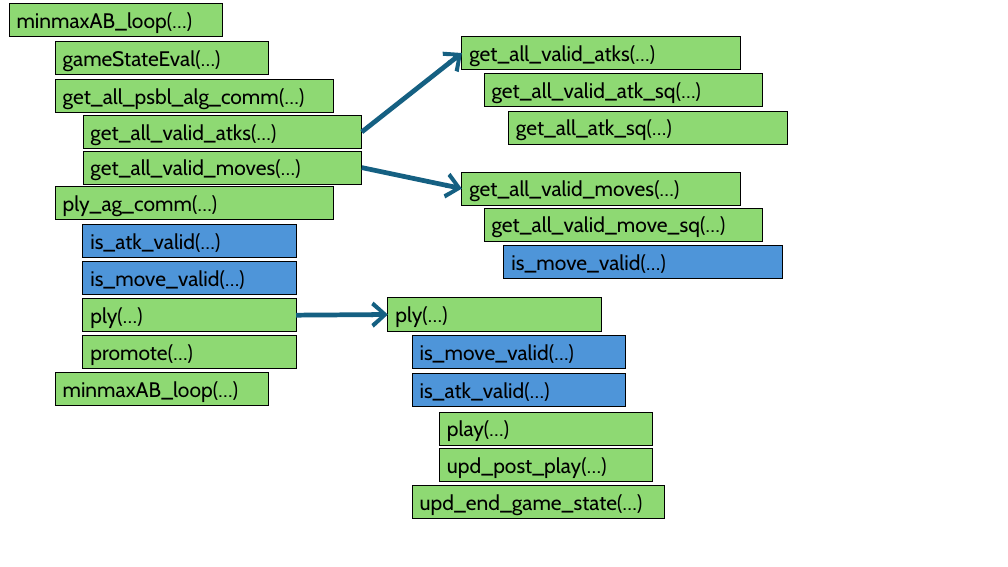
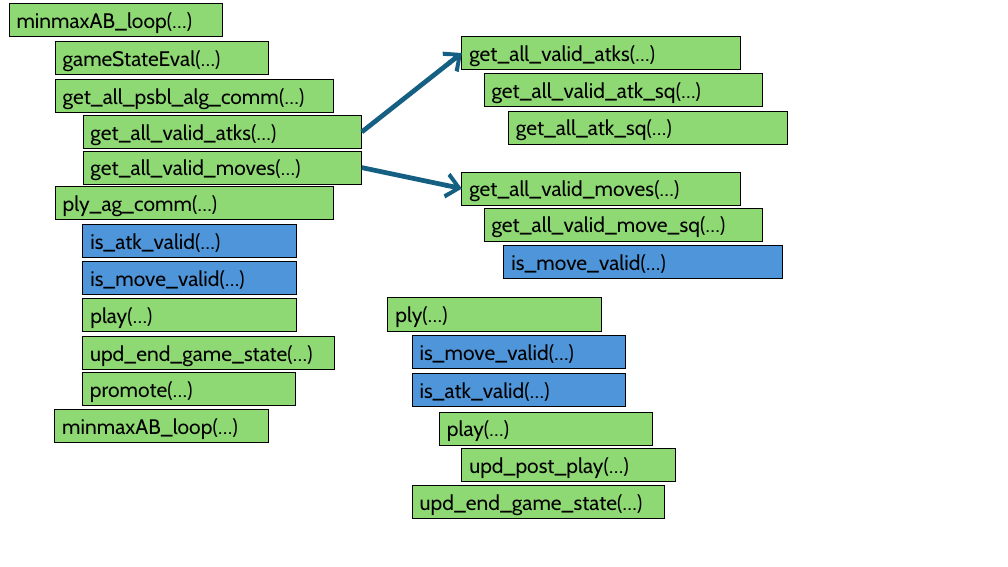
Before and after one commit to XiaoYiQing/game_dev_practice, a slide deck: slide 5 of docs/chess_structure.pptx. Drawn at 1008x567 pixels with LibreOffice and Linux fonts; fonts in the diff are those of the drawing. Boxes give left, top, right and bottom in pixels: in the first picture for what was removed or moved away, otherwise in the second. Text is boxed around its words. In the diff, an @@ line names an element or a change of style, - is before the commit and + after.

Commit message:
chess: ply_ag_comm(…) uses play(...) instead of ply(...) now. It also performs the upd_end_game_state(...) if play(...) is succesful.

```diff
--- a/docs/chess_structure.pptx
+++ b/docs/chess_structure.pptx
@@ text in rectangle at (90,307,152,328): text changed @@
-ply(…)
+play(…)
@@ arrow removed from (296, 315) to (388, 315) @@
@@ rectangle added at (82,337,335,370), fill #8ED973, outline #000000 0.75 pt, 20 pt, text #000000 @@
+upd_end_game_state(…)
@@ rectangle "promote(…)": place and size @@
-rectangle "promote(…)" at (83,336,296,369)
+rectangle "promote(…)" at (82,373,296,406)
@@ rectangle "minmaxAB_loop(…)": place and size @@
-rectangle "minmaxAB_loop(…)" at (55,373,268,406)
+rectangle "minmaxAB_loop(…)" at (55,409,268,442)
@@ rectangle "upd_post_play(…)": place and size @@
-rectangle "upd_post_play(…)" at (439,448,653,482)
+rectangle "upd_post_play(…)" at (462,448,675,482)
```
Also in this commit, not shown: 1 other slide changed, 1 other file.
